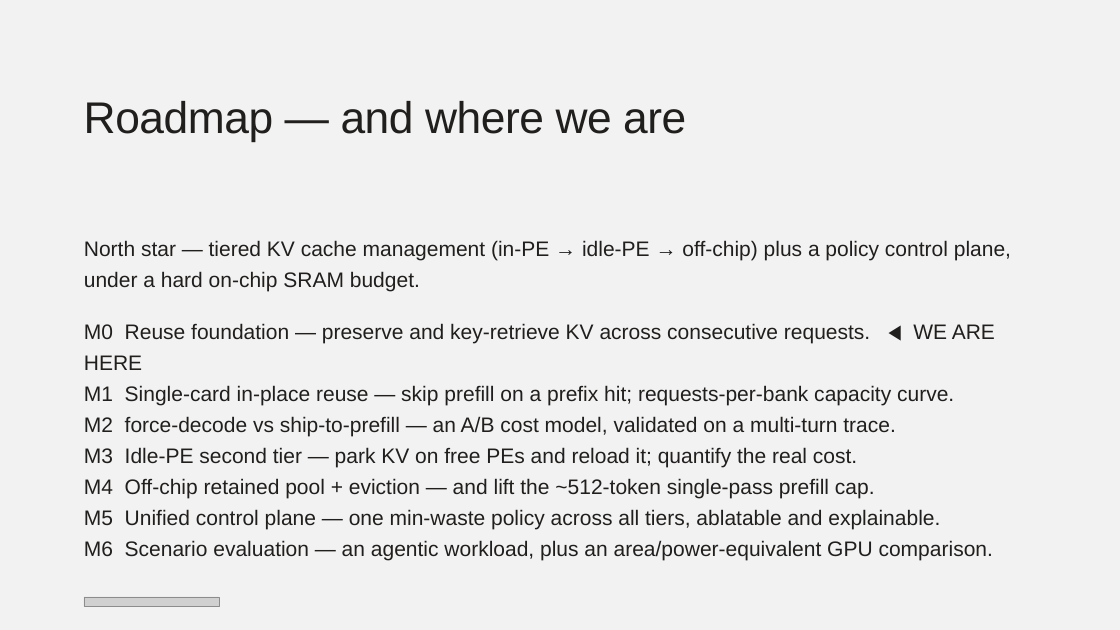
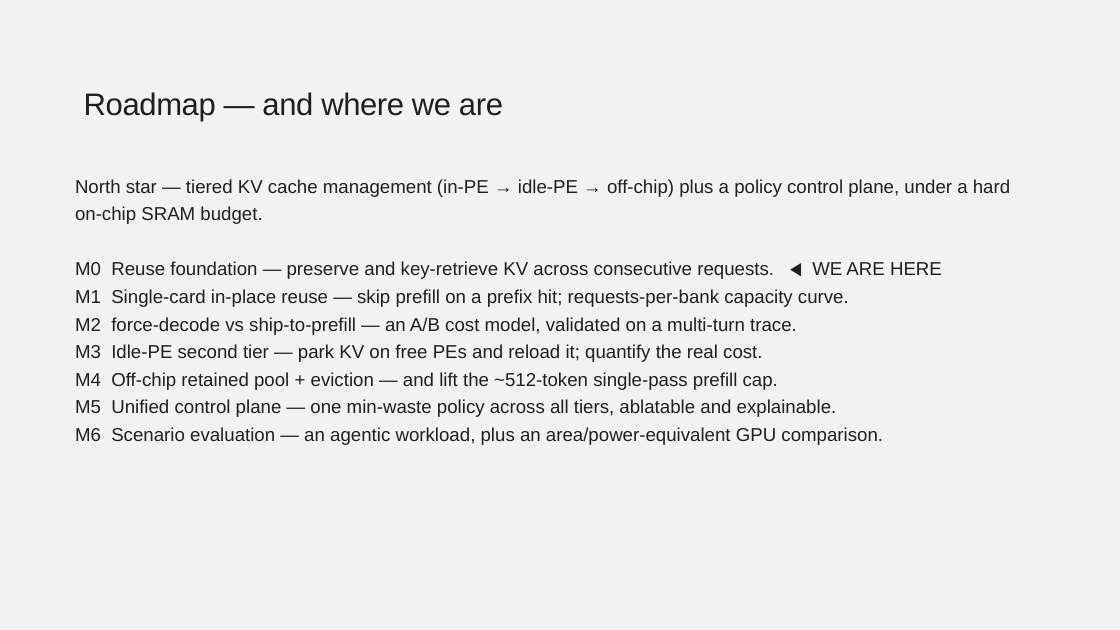
Before and after one commit to happyandslow/agent-memory, a slide deck: slide 2 of projects/WaferEngine-staging/meetings/2026-07-20.pptx. Drawn at 1120x630 pixels with LibreOffice and Linux fonts; fonts in the diff are those of the drawing; grey boxes stand for pictures. Boxes give left, top, right and bottom in pixels: in the first picture for what was removed or moved away, otherwise in the second. Text is boxed around its words. In the diff, an @@ line names an element or a change of style, - is before the commit and + after.

```diff
--- a/projects/WaferEngine-staging/meetings/2026-07-20.pptx
+++ b/projects/WaferEngine-staging/meetings/2026-07-20.pptx
@@ text "Roadmap — and where we ..." at (84,92,503,122): size 57 to 39.9 pt; line spacing 0.9 to 0.7 @@
@@ text "North star — tiered KV ...": place and size @@
-text "North star — tiered KV ..." at (84,240,1011,560)
+text "North star — tiered KV ..." at (75,179,1010,445)
@@ text "North star — tiered KV ..." at (75,179,1010,445): size 27 to 24 pt @@
@@ picture removed at (84,597,219,606) @@
```
Also in this commit, not shown: 6 other slides changed, 6 slides added, 13 other files.
